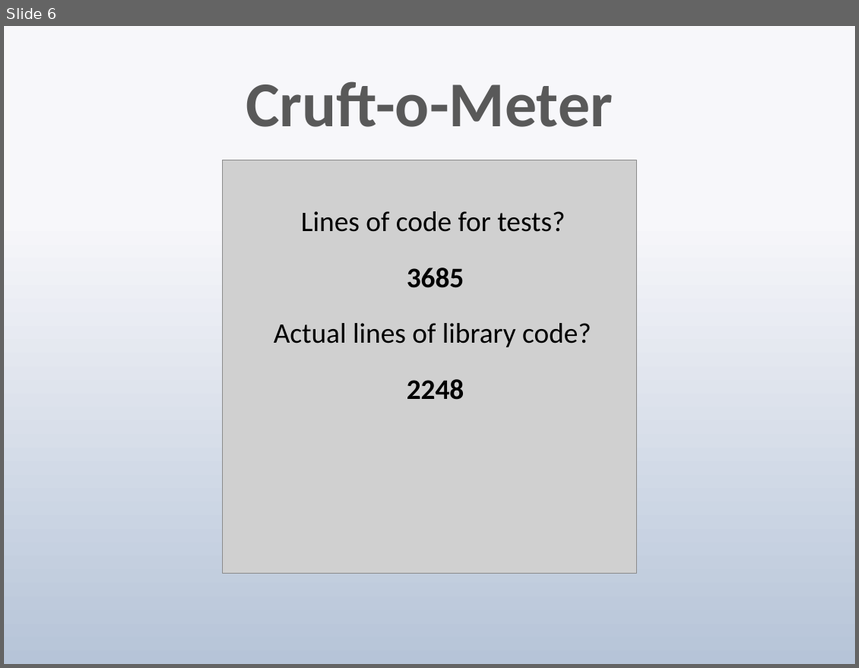
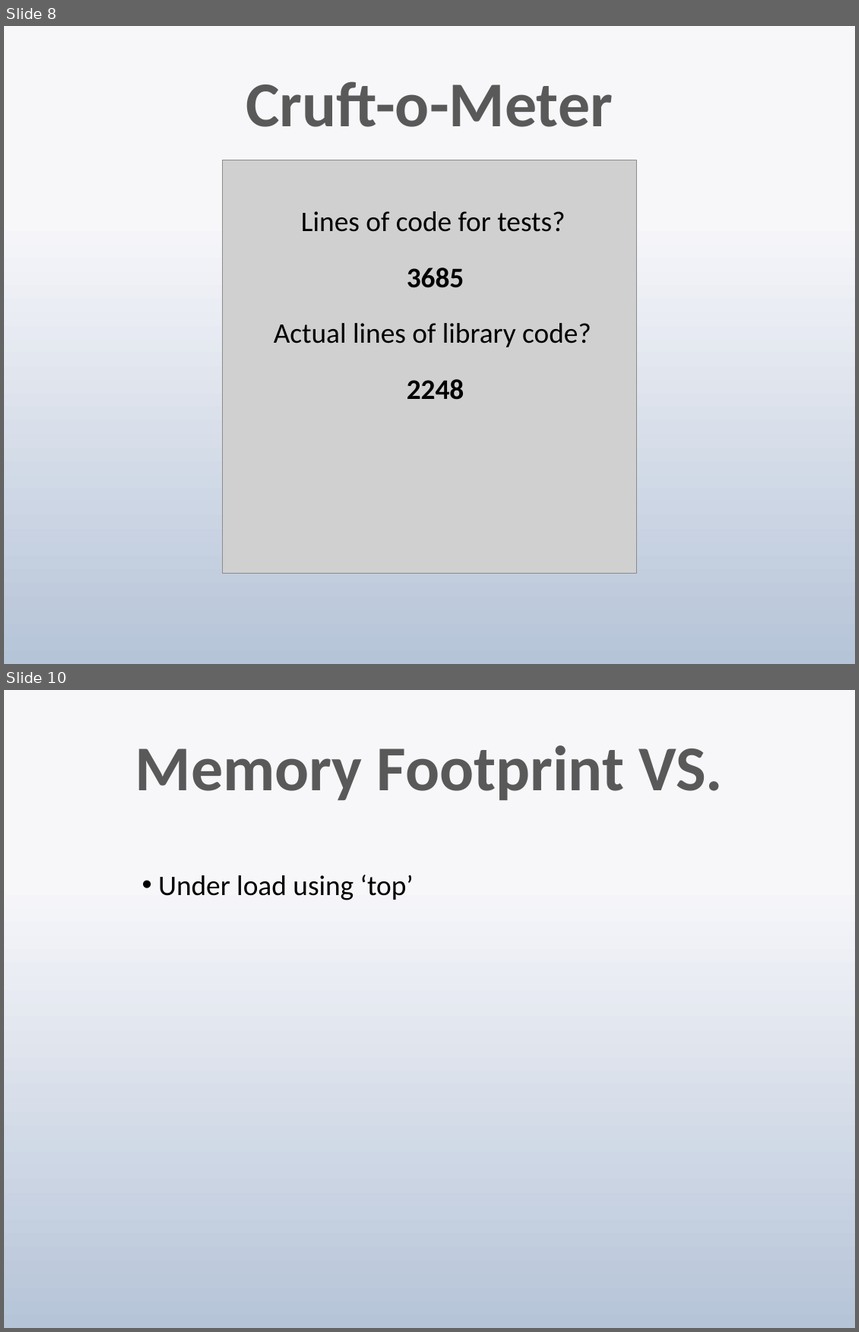
Before and after one commit to techwhizbang/sinatra_slideshow, a slide deck: sinatra.pptx. Shown one above the other, each under a label of ours: slide 6 before the commit, slides 8 and 10 after it; the slides between them are not shown. The pictures are 859x668 and 859x1332 pixels, drawn with LibreOffice and Linux fonts; fonts in the diff are those of the drawing; grey boxes stand for pictures. Boxes give left, top, right and bottom in pixels: in the first picture for what was removed or moved away, otherwise in the second. Text is boxed around its words. In the diff, an @@ line names an element or a change of style, - is before the commit and + after.

```diff
--- a/sinatra.pptx
+++ b/sinatra.pptx
@@ slide 10 added at [4,690,855,1328], background gradient #F7F9FB to #B7C6D9 @@
@@ title added at [135,745,723,800], 54 pt, text gradient #595959 to #262626, bold @@
+Memory Footprint VS.
@@ text added at [158,875,414,901], 24 pt, text #000000 @@
+• Under load using ‘top’
@@ what was slide 6 is now slide 8 @@
```
Also in this commit, not shown: 1 slide changed, 6 other slides added, 2 other files.
